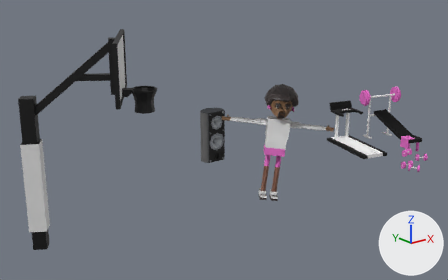
A saved change to the glTF model public/assets/coach-animated.glb.
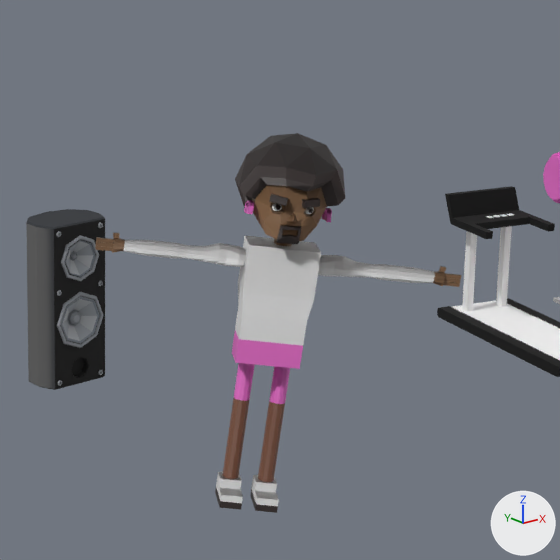
Each version is shown whole from a camera (50 mm lens) standing at (-17.07, -18.79, 9.85) and looking at (-1.48, 0.69, 2.06), then close up on the part from 43% to 81% of the width and 15% to 77% of the height. The axes (+X, +Y, +Z) are drawn at lower right. The lights are the same throughout. Where no turn or scale is listed for an object, it has been applied to the vertices. Vertices at the same position are counted once.

Names of what the first close-up shows: 'Cylinder', 'Gym', 'node-0.002'.
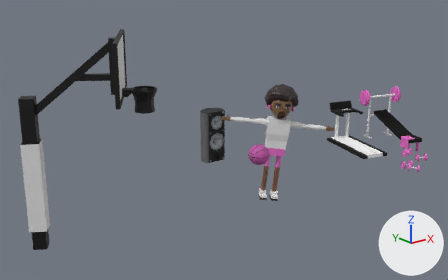
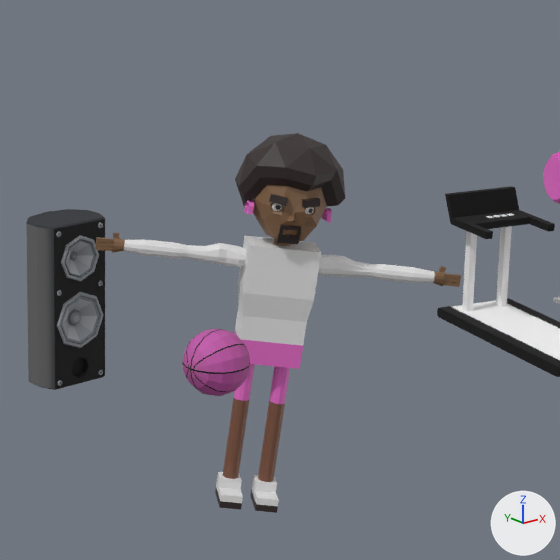
Pixel boxes (x1, y1, x2, y2) of what changed, in the close-ups (560 x 560 px):
```json
{"object": "Ball", "change": "added", "after": [182, 329, 250, 396]}
{"part": 1, "of": "me_cylinder", "change": "shading changed", "before": [96, 133, 461, 480], "after": [96, 133, 461, 480]}
```

The change, as JSON lines over the scene's bpy script:
```json
{"op": "add", "block": "img_chahin_basketball_texture", "code": ["img_chahin_basketball_texture = load_image('CHAHIN_BASKETBALL_TEXTURE', '_unpacked/CHAHIN_BASKETBALL_TEXTURE', 30, 30, 'sRGB')"]}
{"op": "add", "block": "mat_material_007", "code": ["mat_material_007 = bpy.data.materials.new('Material.007')", "# colours: light grey #d1d1d1", "# uses the picture img_chahin_basketball_texture"]}
{"block": "me_cylinder", "where": "me_cylinder.from_pydata(...)  # 1088 vertices, 1948 faces; spans x -1.61..2.27, y -2.07..0.74, z -0.54..4.41"}
{"block": "me_cylinder", "where": "# used by ob_cylinder; location = (0.0, 0.0, 0.0)"}
{"block": "me_cylinder", "change": "me_cylinder part 1: 784 of the faces centred in x -1.57..2.24, y -2.06..0.72, z -0.26..4.37 are now shaded flat"}
{"op": "add", "block": "me_buffer_0_mesh_0_004", "code": ["me_buffer_0_mesh_0_004 = bpy.data.meshes.new('buffer-0-mesh-0.004')", "me_buffer_0_mesh_0_004.from_pydata(...)  # 256 vertices, 508 faces; spans x -0.413..0.413, y -0.408..0.408, z -0.408..0.408", "me_buffer_0_mesh_0_004.materials.append(mat_material_007)"]}
{"op": "add", "block": "ob_ball", "code": ["ob_ball = bpy.data.objects.new('Ball', me_buffer_0_mesh_0_004)", "ob_ball.location = (-1.4, -1.41, 1.95)"]}
```
